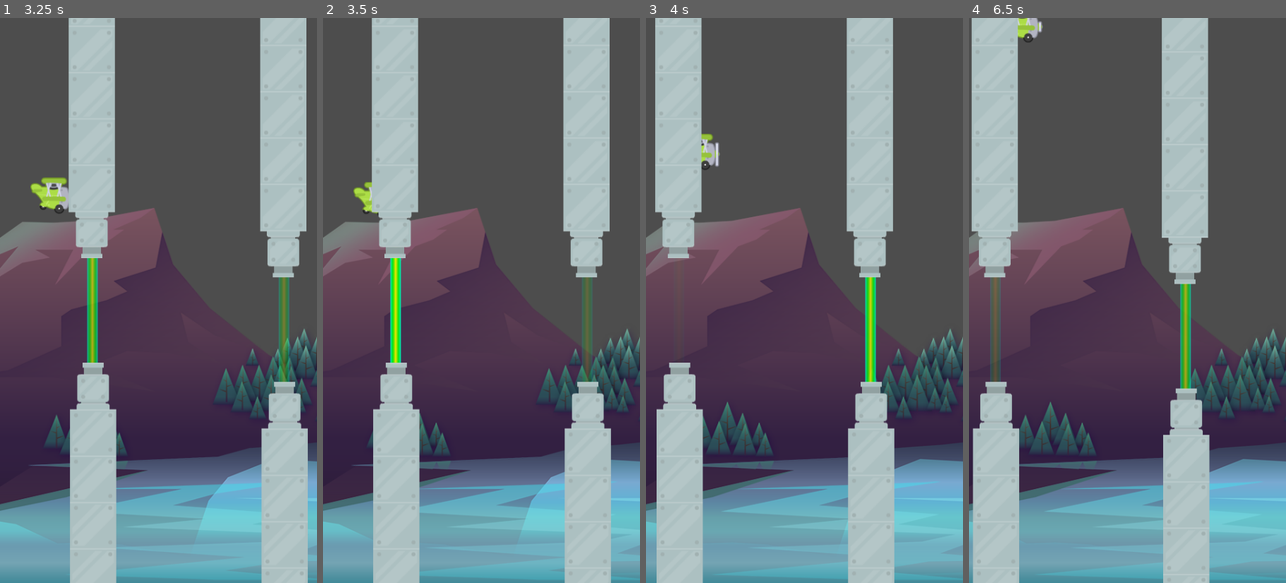
Above: before the commit, frames 1-4 (left to right).
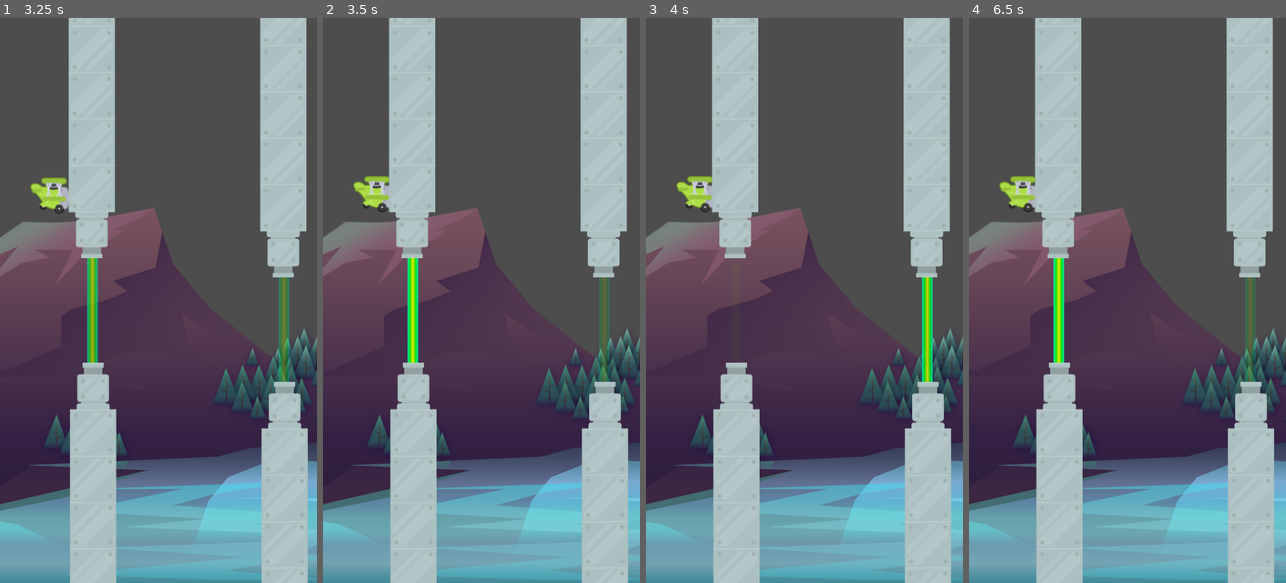
Above: after the commit, the same moments.

Repository: gbstorey/tappy
Game: Godot game, scene res://scenes/game/game.tscn
The game is run twice, just before and just after one commit, with the same random seed, the same clock (stepped at 60 frames per second) and the same inputs.
Inputs:
- Up to frame 1 (3.25 s): tap Space (fly) every 0.75 s from 0.6 to 2.85 s
- Up to frame 2 (3.5 s): no input
- Up to frame 3 (4 s): tap Space (fly) at 3.6 s
- Up to frame 4 (6.5 s): tap Space (fly) at 4.35, 5.1, 5.85 s

Frame 1 is identical in both runs. In frame 2, 21% of the frame differs, in the area x 9-97%, y 0-100%; in frame 3, 46%; in frame 4, 47%, in the area x 0-97%, y 0-100%.

Commit message:
Collision emits die signal to stop processing and kill player

Diff:
--- a/scenes/game/game.gd
+++ b/scenes/game/game.gd
@@ -5,6 +5,7 @@
 @onready var pipes_holder = $PipesHolder
 @onready var spawn_lower = $SpawnLower
 @onready var spawn_upper = $SpawnUpper
+@onready var spawn_timer = $SpawnTimer
 
 # Called when the node enters the scene tree for the first time.
 func _ready():
@@ -22,5 +23,14 @@
 	new_pipes.position = Vector2(spawn_upper.position.x, y_pos)
 	pipes_holder.add_child(new_pipes)
 
+func stop_pipes():
+	spawn_timer.stop()
+	for pipes in pipes_holder.get_children():
+		pipes.set_process(false)
+
 func _on_spawn_timer_timeout():
 	spawn_pipes()
+
+func _on_plane_died():
+	print("Died")
+	stop_pipes()
--- a/scenes/game/game.tscn
+++ b/scenes/game/game.tscn
@@ -35,4 +35,5 @@
 [node name="SpawnUpper" type="Marker2D" parent="."]
 position = Vector2(530, 340)
 
+[connection signal="on_plane_died" from="Plane" to="." method="_on_plane_died"]
 [connection signal="timeout" from="SpawnTimer" to="." method="_on_spawn_timer_timeout"]
--- a/scenes/pipes/pipes.gd
+++ b/scenes/pipes/pipes.gd
@@ -1,6 +1,6 @@
 extends Node2D
 
-const SCROLL_SPEED: float = 120.0
+var scroll_speed: float = 120.0
 
 # Called when the node enters the scene tree for the first time.
 func _ready():
@@ -9,7 +9,7 @@
 
 # Called every frame. 'delta' is the elapsed time since the previous frame.
 func _process(delta):
-	position.x -= SCROLL_SPEED * delta
+	position.x -= scroll_speed * delta
 
 
 func _on_screen_exited():
@@ -19,6 +19,8 @@
 func _on_pipe_body_entered(body):
 	if body.is_in_group(GameManager.GROUP_PLAYER) == true:
 		print("_on_pipe_body_entered", body)
+		if body.has_method("die") == true:
+			body.die()
 
 
 func _on_laser_body_exited(body):
--- a/scenes/plane/plane.gd
+++ b/scenes/plane/plane.gd
@@ -1,4 +1,6 @@
 extends CharacterBody2D
+
+signal on_plane_died
 
 const GRAVITY:float = 850.0
 const JUMP_VELOCITY:float = -400.0
@@ -29,4 +31,5 @@
 
 func die() -> void:
 	sprite.stop()
+	on_plane_died.emit()
 	set_physics_process(false)
